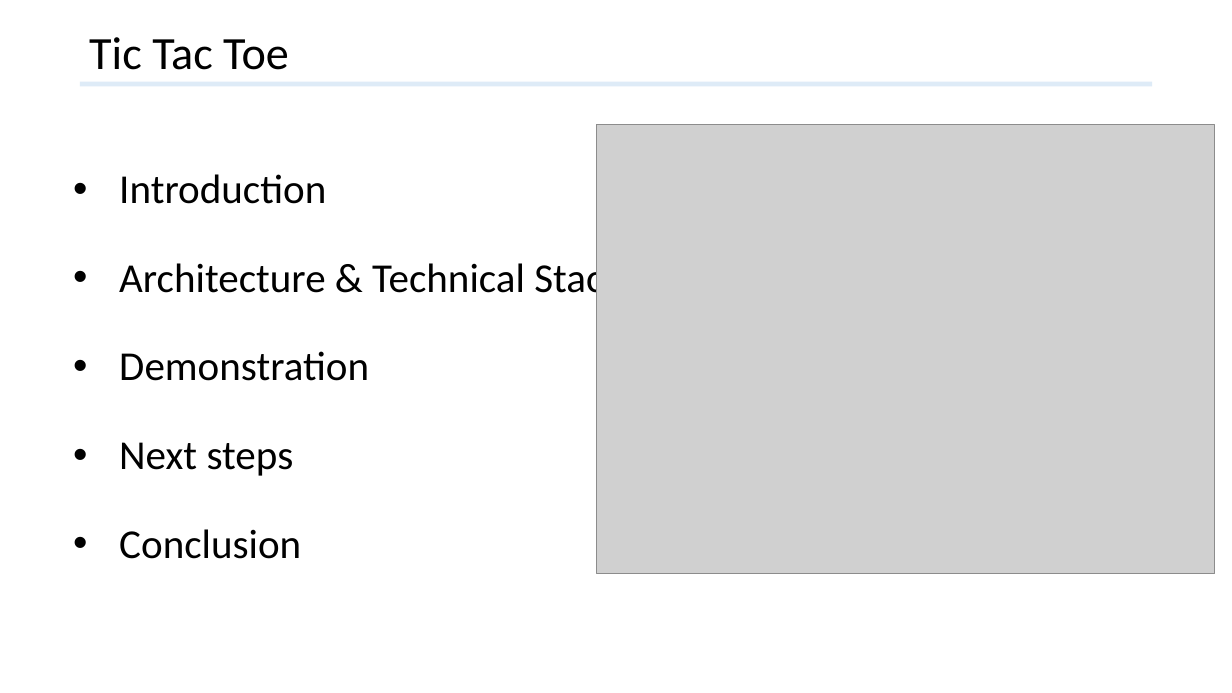
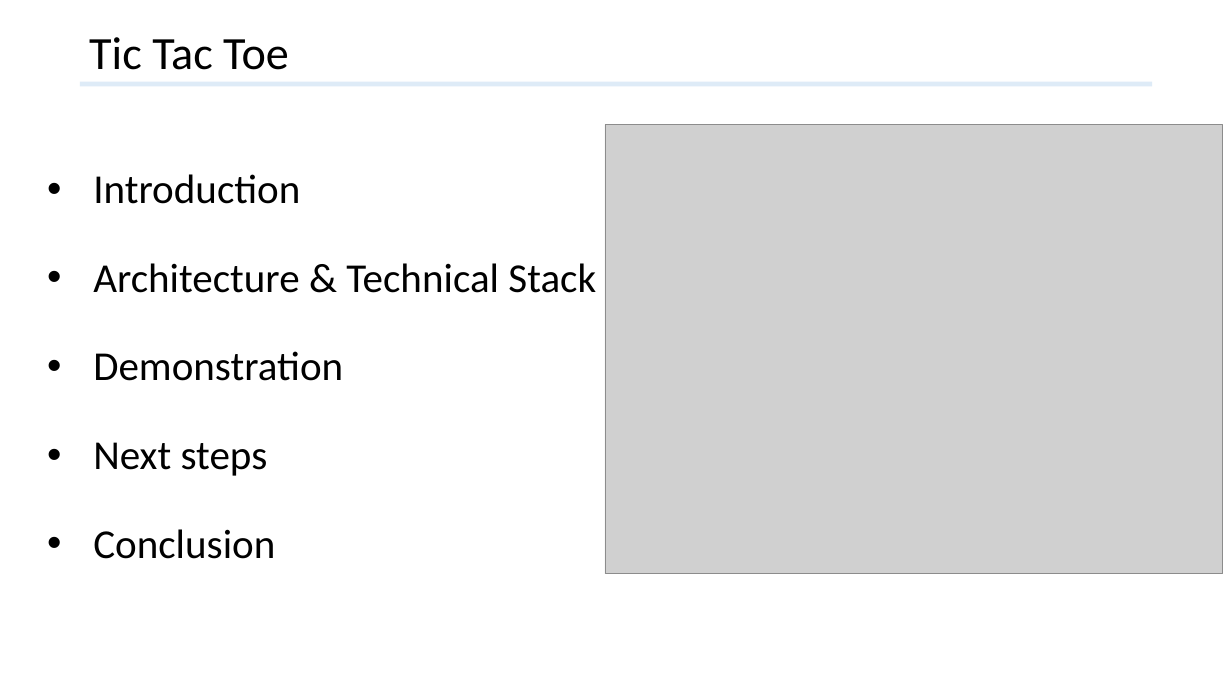
Before and after one commit to jsotogaviard/tictactoe, a slide deck: slide 1 of tictactoe.pptx. Drawn at 1232x693 pixels with LibreOffice and Linux fonts; fonts in the diff are those of the drawing; grey boxes stand for pictures. Boxes give left, top, right and bottom in pixels: in the first picture for what was removed or moved away, otherwise in the second. Text is boxed around its words. In the diff, an @@ line names an element or a change of style, - is before the commit and + after.

```diff
--- a/tictactoe.pptx
+++ b/tictactoe.pptx
@@ picture moved from (x1=597, y1=125, x2=1215, y2=574) to (x1=605, y1=125, x2=1224, y2=574) @@
@@ text "Introduction" moved from (x1=119, y1=174, x2=622, y2=559) to (x1=93, y1=174, x2=596, y2=559) @@
```
Also in this commit, not shown: 1 other slide changed, 1 slide added, 2 other files.
